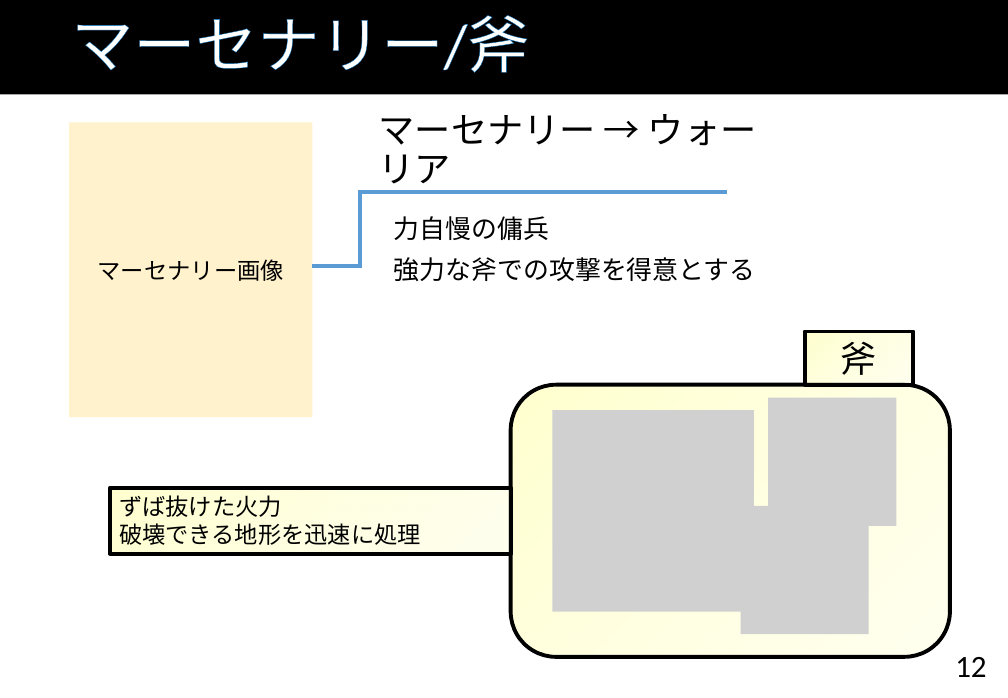
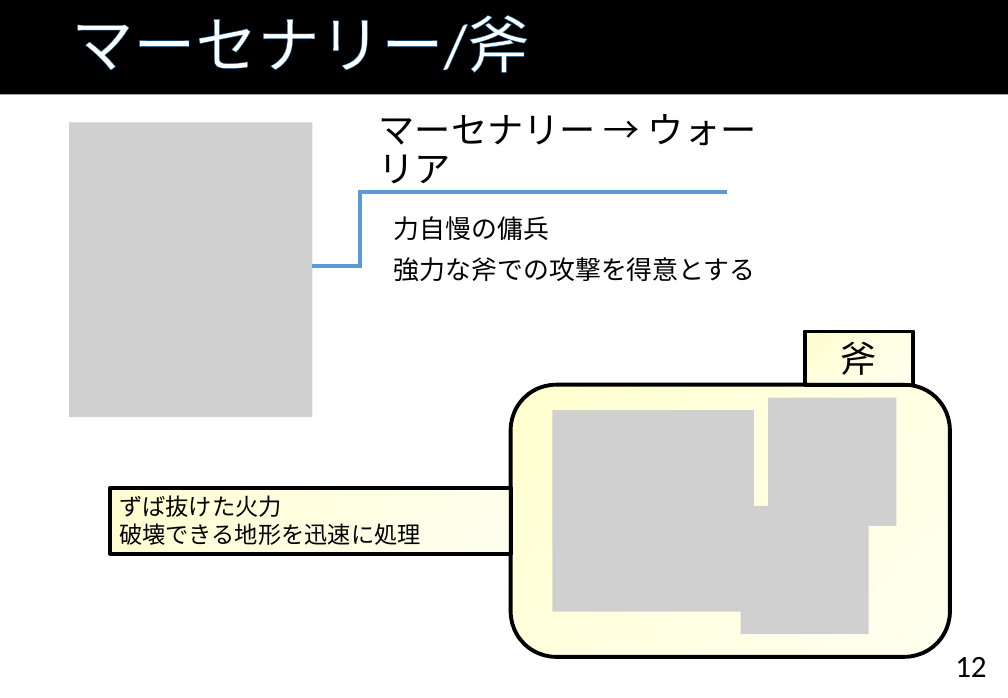
Before and after one commit to TaigaMizunuma/FreewheelExciter, a slide deck: slide 12 of Godlibrary/powerpoint/FE_proposal_ver0.5.pptx. Drawn at 1008x698 pixels with LibreOffice and Linux fonts; fonts in the diff are those of the drawing; grey boxes stand for pictures; background and template pictures are left out. Boxes give left, top, right and bottom in pixels: in the first picture for what was removed or moved away, otherwise in the second. Text is boxed around its words. In the diff, an @@ line names an element or a change of style, - is before the commit and + after.

```diff
--- a/Godlibrary/powerpoint/FE_proposal_ver0.5.pptx
+++ b/Godlibrary/powerpoint/FE_proposal_ver0.5.pptx
@@ rectangle removed at [69,122,312,417] @@
-マーセナリー画像
@@ picture added at [69,122,312,417] @@
```
Also in this commit, not shown: 14 other slides changed, 1 slide added, 5 other files.
